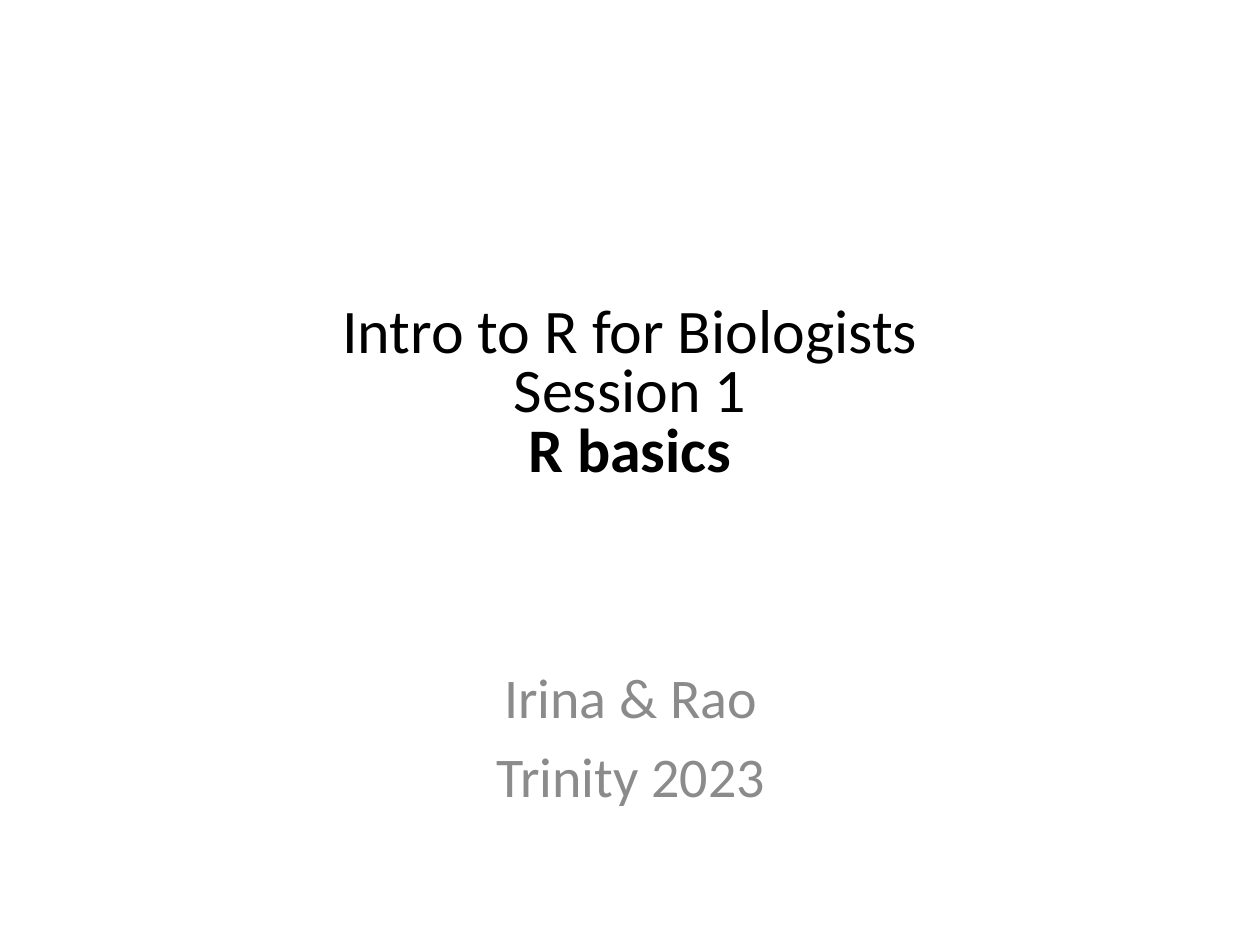
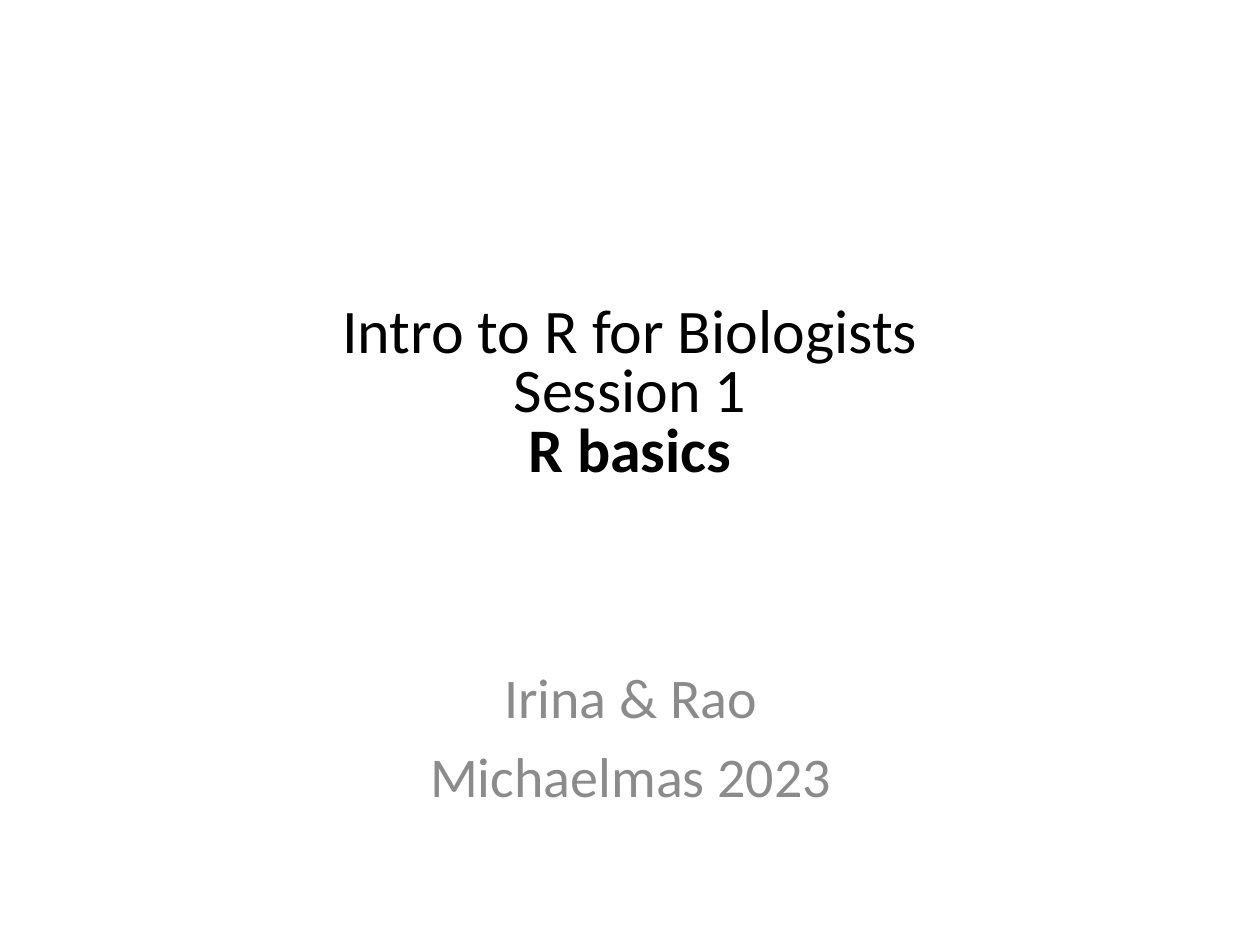
Before and after one commit to sraorao/MSD_R_course_MT2023, a slide deck: slide 2 of powerpoint/Session1.pptx (slide 1 before the commit). Drawn at 1260x945 pixels with LibreOffice and Linux fonts; fonts in the diff are those of the drawing. Boxes give left, top, right and bottom in pixels: in the first picture for what was removed or moved away, otherwise in the second. Text is boxed around its words. In the diff, an @@ line names an element or a change of style, - is before the commit and + after.

```diff
--- a/powerpoint/Session1.pptx
+++ b/powerpoint/Session1.pptx
@@ text at (430, 758, 832, 798): text changed @@
-Trinity 2023
+Michaelmas 2023
```
Also in this commit, not shown: 1 other slide changed, 1 slide added, 1 other file.
